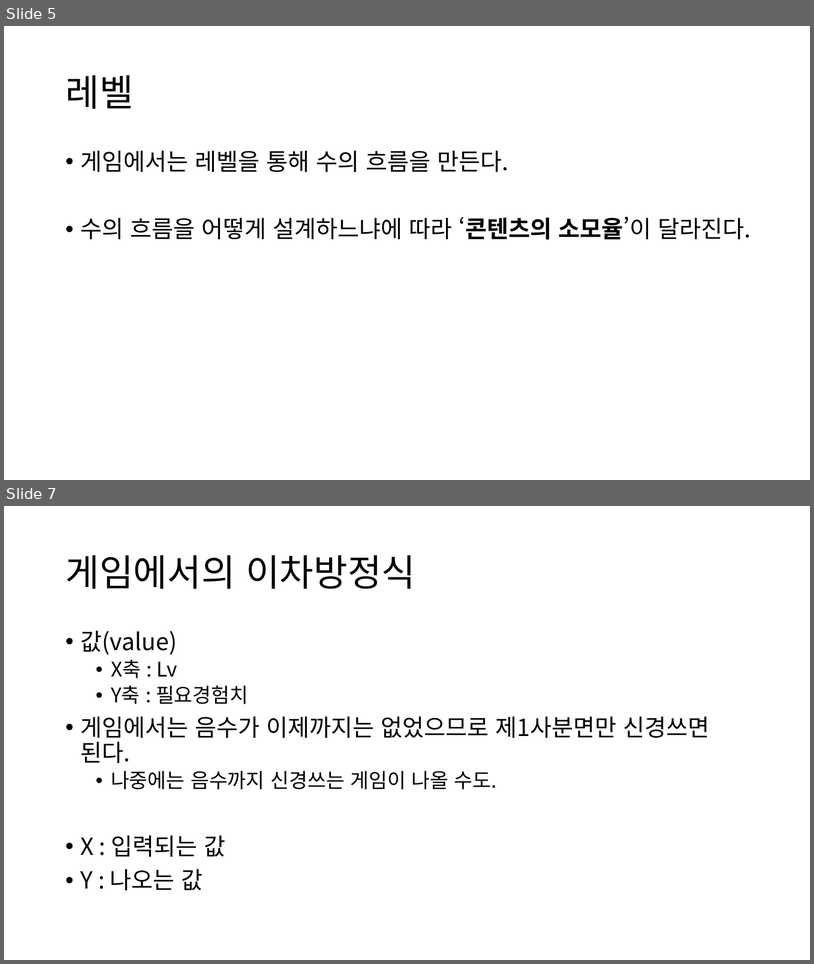
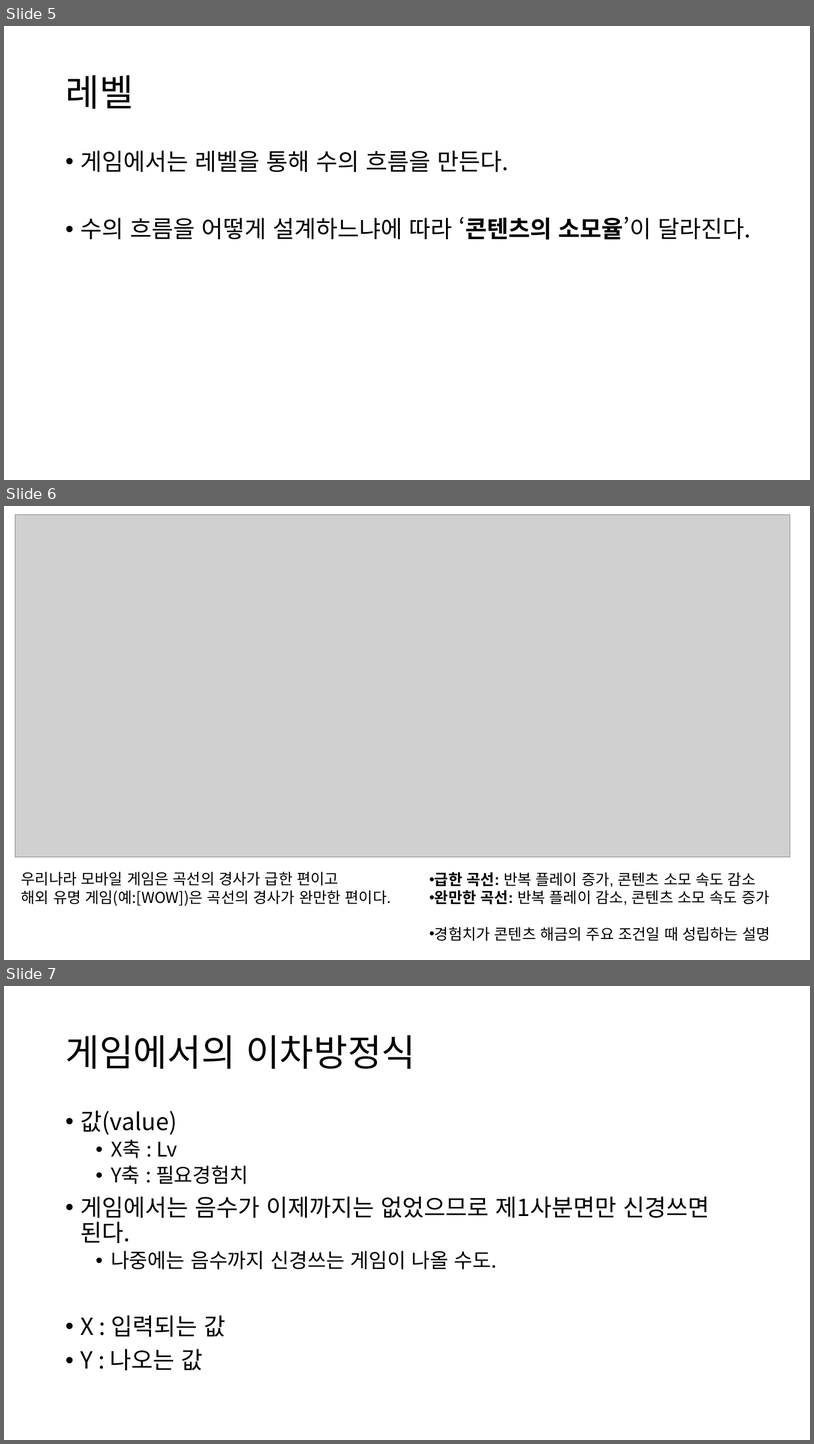
Before and after one commit to ysooj/Gihoek_7, a slide deck: (7.22) 경험치 이차방정식.pptx. Shown one above the other, each under a label of ours: slides 5 and 7 before the commit, slides 5, 6 and 7 after it; the slides between them are not shown. The pictures are 814x964 and 814x1444 pixels, drawn with LibreOffice and Linux fonts; fonts in the diff are those of the drawing; grey boxes stand for pictures. Boxes give left, top, right and bottom in pixels: in the first picture for what was removed or moved away, otherwise in the second. Text is boxed around its words. In the diff, an @@ line names an element or a change of style, - is before the commit and + after.

Commit message:
(7.23) 몬스터별 경험치와 시간

```diff
--- a/(7.22) 경험치 이차방정식.pptx
+++ b/(7.22) 경험치 이차방정식.pptx
@@ slide 6 added at (4, 506, 810, 960), background #FFFFFF @@
@@ picture added at (15, 514, 791, 857) @@
@@ text added at (21, 871, 392, 906), 18 pt, text #000000 @@
+우리나라 모바일 게임은 곡선의 경사가 급한 편이고
+해외 유명 게임(예:[WOW])은 곡선의 경사가 완만한 편이다.
@@ text added at (435, 872, 770, 940), 18 pt, text #000000 @@
+• 급한 곡선: 반복 플레이 증가, 콘텐츠 소모 속도 감소
+• 완만한 곡선: 반복 플레이 감소, 콘텐츠 소모 속도 증가
+• 경험치가 콘텐츠 해금의 주요 조건일 때 성립하는 설명
```
Also in this commit, not shown: 1 other slide added, 1 slide removed, 5 other files.
